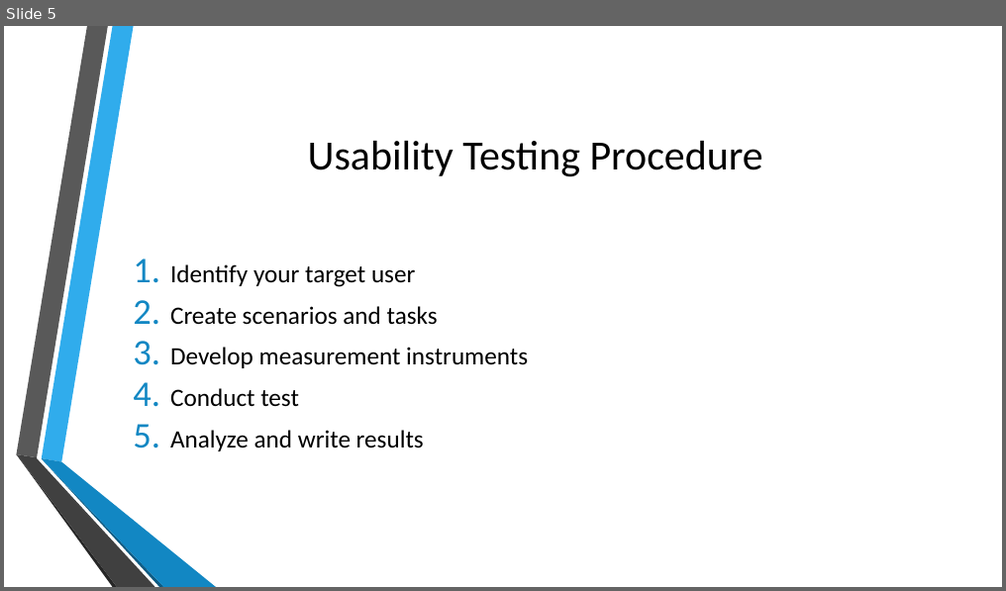
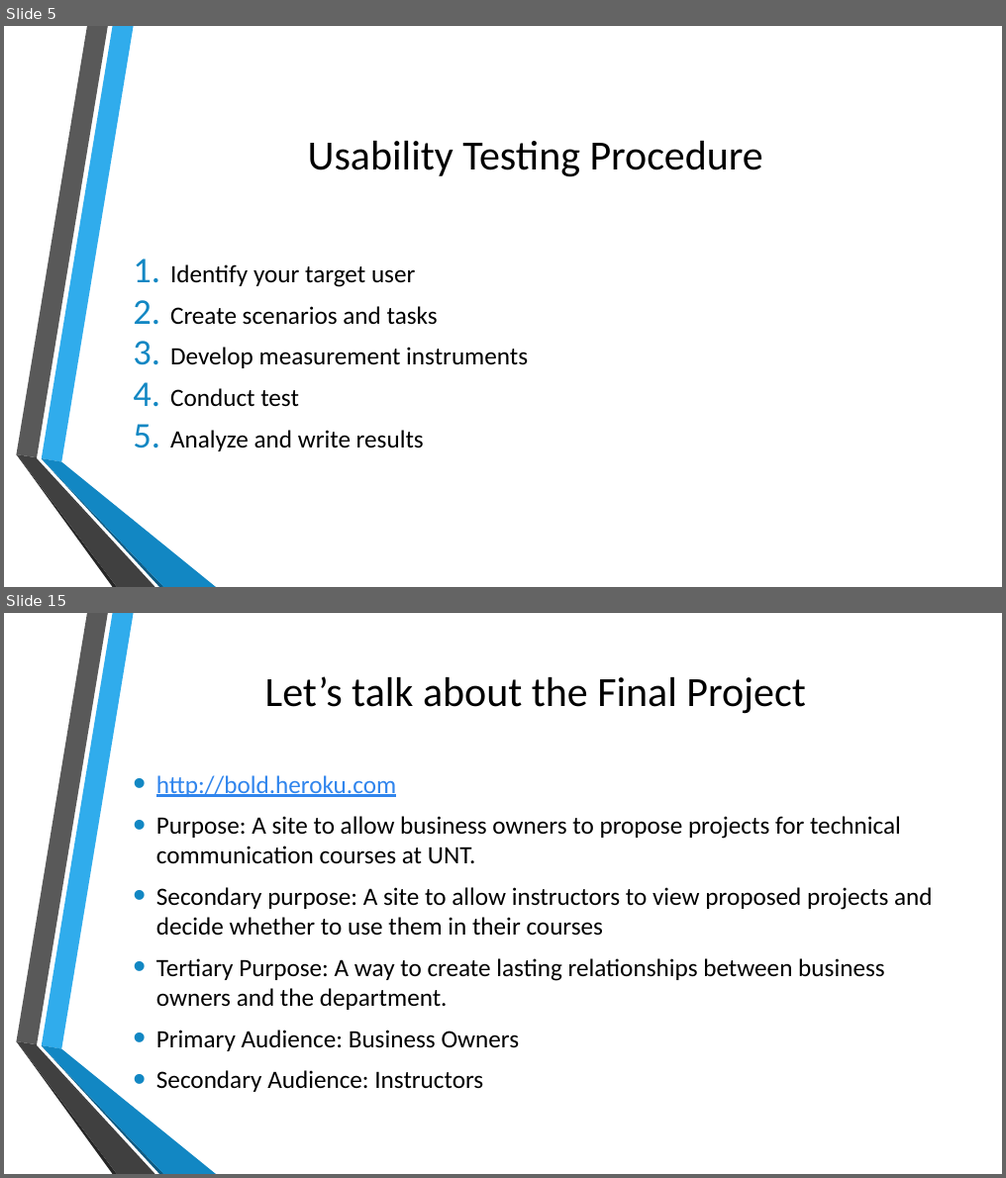
Before and after one commit to doctorlam/tecm4180, a slide deck: readings/usability.pptx. Shown one above the other, each under a label of ours: slide 5 before the commit, slides 5 and 15 after it; the slides between them are not shown. The pictures are 1006x591 and 1006x1178 pixels, drawn with LibreOffice and Linux fonts; fonts in the diff are those of the drawing; background and template pictures are left out. Boxes give left, top, right and bottom in pixels: in the first picture for what was removed or moved away, otherwise in the second. Text is boxed around its words. In the diff, an @@ line names an element or a change of style, - is before the commit and + after.

```diff
--- a/readings/usability.pptx
+++ b/readings/usability.pptx
@@ slide 15 added at <box>4,613,1002,1174</box>, background picture (left out); not listed: 6 template elements that a slide beside it also shows @@
@@ title added at <box>265,676,805,714</box>, 40 pt, text #000000 @@
+Let’s talk about the Final Project
@@ text added at <box>156,775,933,1092</box>, 24 pt, text #000000 @@
+• http://bold.heroku.com
+• Purpose: A site to allow business owners to propose projects for technical communication courses at UNT.
+• Secondary purpose: A site to allow instructors to view proposed projects and decide whether to use them in their courses
+• Tertiary Purpose: A way to create lasting relationships between business owners and the department.
+• Primary Audience: Business Owners
+• Secondary Audience: Instructors
```
Also in this commit, not shown: 2 slides changed, 12 other slides added, 7 other files.
